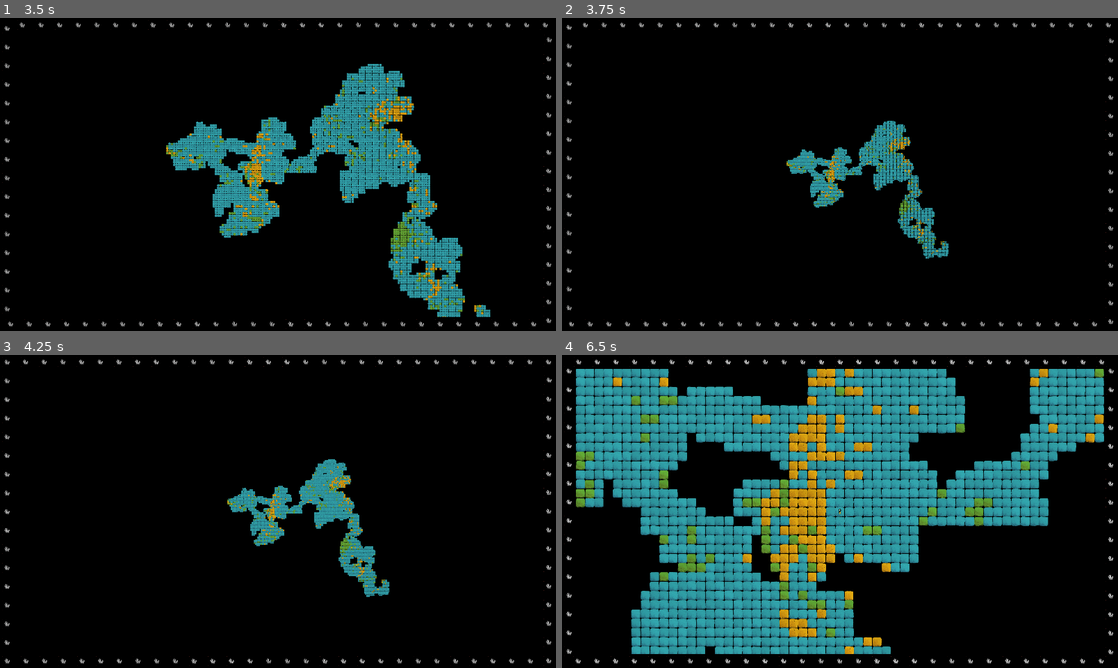
Above: before the commit, frames 1-4 (two rows, left to right).
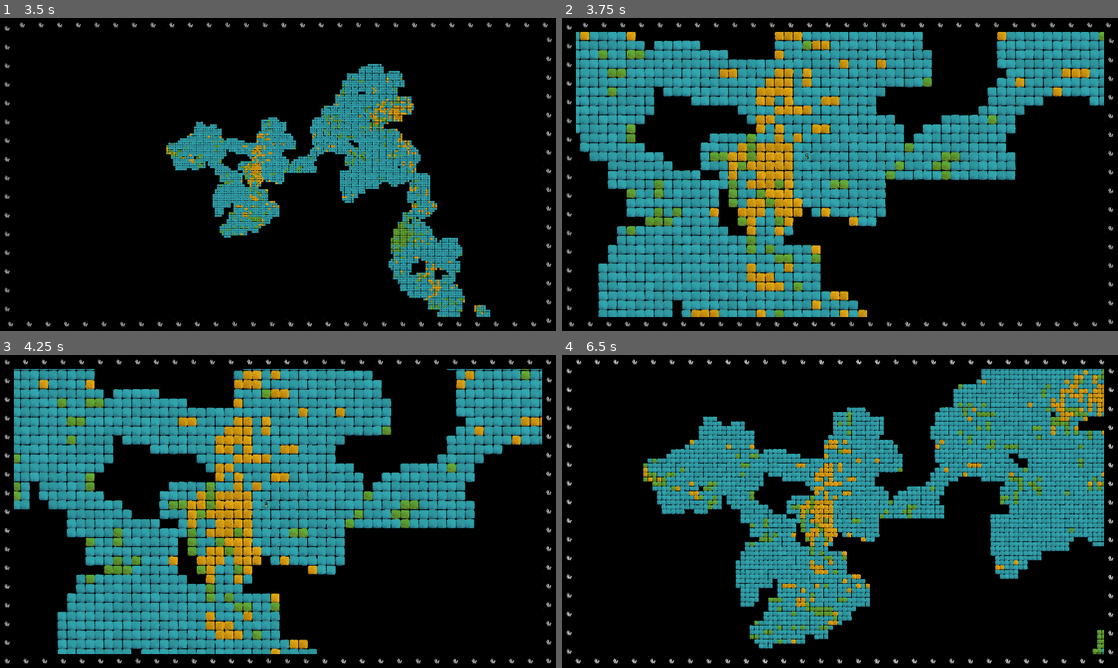
Above: after the commit, the same moments.

Repository: arrayewhy/Worlds
Game: Godot game, scene res://Scenes/Main.tscn
Two runs of this game, one before a commit and one after it. Both use one fixed random seed, a clock stepped at 60 frames per second and the inputs below.
Inputs (mouse positions are in pixels of both pictures, inside the frame that each line leads up to):
- Up to frame 1 (3.5 s): tap Enter (Enter) at 0.5 s; move the mouse to (400, 158) at 0.52 s; hold D (Right) 0.53-1.25 s; hold 2 (Two) 0.53-1.25 s; click (400, 158) at 0.67 s; drag from (166, 190) to (250, 237) at 1.27 s; move the mouse to (333, 105) at 2.02 s; hold D (Right) 2.03-2.75 s; hold 1 (One) 2.03-2.75 s; tap 2 (Two) at 2.3 s; drag from (250, 237) to (111, 127) at 2.77 s
- Up to frame 2 (3.75 s): move the mouse to (1006, 221) at 3.52 s; hold A (Left) from 3.53 s (still down); hold 2 (Two) from 3.53 s (still down)
- Up to frame 3 (4.25 s): keep holding A (Left); keep holding 2 (Two)
- Up to frame 4 (6.5 s): release A (Left) at 4.25 s; release 2 (Two) at 4.25 s; drag from (673, 464) to (756, 433) at 4.27 s; move the mouse to (867, 511) at 5.02 s; hold S (Down) 5.03-5.75 s; hold 2 (Two) 5.03-5.75 s; tap U at 5.1 s; click (867, 511) at 5.17 s; drag from (756, 433) to (728, 527) at 5.77 s

Frame 1 is identical in both runs. In frame 2, 47% of the frame differs, in the area x 2-98%, y 4-96%; in frame 3, 48%; in frame 4, 55%.

Commit message:
Add [Main-Camera.gd + Cam-Zoom.gd]

Diff:
--- a/worlds/Scenes/Main.tscn
+++ b/worlds/Scenes/Main.tscn
@@ -1,49 +1,16 @@
-[gd_scene load_steps=13 format=3 uid="uid://dpw5ih7gg3btv"]
+[gd_scene load_steps=14 format=3 uid="uid://dpw5ih7gg3btv"]
 
+[ext_resource type="Script" path="res://Scripts/Main-Camera.gd" id="1_e4dtk"]
 [ext_resource type="Texture2D" uid="uid://dk06eplgkeoi2" path="res://Sprites/Clack_Map_SpriteSheet_2048.png" id="1_ntyhy"]
 [ext_resource type="Script" path="res://Scripts/Mover.gd" id="1_vinv6"]
 [ext_resource type="Script" path="res://Scripts/Player.gd" id="2_54uhw"]
+[ext_resource type="Script" path="res://Scripts/Cam-Zoom.gd" id="3_xox30"]
 [ext_resource type="Script" path="res://Scripts/Biomes/Biome-Spawner.gd" id="5_nwltf"]
 [ext_resource type="PackedScene" uid="uid://dau0b5fcbsdk8" path="res://Prefabs/Illumination.tscn" id="6_2cew8"]
 [ext_resource type="Script" path="res://Scripts/UI/Illuminations-Handler.gd" id="6_ljcja"]
 [ext_resource type="Script" path="res://Scripts/UI/Illumination-Spawner.gd" id="7_rmeg4"]
 [ext_resource type="Script" path="res://Scripts/Fader.gd" id="8_u5mxs"]
 [ext_resource type="Script" path="res://Scripts/UI/Black-Bars.gd" id="8_umww4"]
-
-[sub_resource type="GDScript" id="GDScript_4uwjl"]
-resource_name = "Cam-Zoom"
-script/source = "extends Node;
-
-var cam:Camera2D;
-var initZoom:Vector2;
-var currZoomLvl:int = 0;
-const zoomLimit:int = 2;
-
-func _ready() -> void:
-	cam = get_parent();
-	initZoom = cam.zoom;
-
-func _unhandled_key_input(event: InputEvent) -> void:
-	if event.is_action_pressed(\"Two\"):
-
-		var worldSize:int = World.Get_WorldSize();
-
-		match currZoomLvl:
-			worldSize:
-				ResetZoom();
-				return;
-			_:
-				if currZoomLvl > zoomLimit:
-					ResetZoom();
-					return;
-				cam.zoom = cam.zoom / 2;
-
-		currZoomLvl += 1;
-
-func ResetZoom() -> void:
-	cam.zoom = initZoom;
-	currZoomLvl = 0;
-"
 
 [sub_resource type="PlaceholderTexture2D" id="PlaceholderTexture2D_bu5ns"]
 size = Vector2(1920, 48)
@@ -55,13 +22,14 @@
 
 [node name="Camera2D" type="Camera2D" parent="."]
 zoom = Vector2(0.125, 0.125)
+script = ExtResource("1_e4dtk")
 
 [node name="Mover" type="Node" parent="Camera2D" node_paths=PackedStringArray("master")]
 script = ExtResource("1_vinv6")
 master = NodePath("..")
 
 [node name="Cam-Zoom" type="Node" parent="Camera2D"]
-script = SubResource("GDScript_4uwjl")
+script = ExtResource("3_xox30")
 
 [node name="Player" type="Node2D" parent="." node_paths=PackedStringArray("camMover")]
 z_index = 100
--- a/worlds/Scripts/Biomes/Biome-Spawner.gd
+++ b/worlds/Scripts/Biomes/Biome-Spawner.gd
@@ -69,14 +69,15 @@
 			if Are_GridPosNeighbours(e, i[0]):
 
 				# Add bias for Neighbouring Biome
-				if i[1] == BiomeMaster.Type.Water:
-					for c in 8:
-						influences.append(i[1]);
-				else:
-					for c in 2:
-						influences.append(i[1]);
+				match i[1]:
+					BiomeMaster.Type.Water:
+						for c in 8:
+							influences.append(i[1]);
+					_:
+						for c in 2:
+							influences.append(i[1]);
 
-				InGameDebugger.Say(influences);
+				#InGameDebugger.Say(influences);
 
 				SpawnBiome(e, influences.pick_random());
 
--- /dev/null
+++ b/worlds/Scripts/Cam-Zoom.gd
@@ -0,0 +1,31 @@
+extends Node;
+
+var cam:Camera2D;
+var initZoom:Vector2;
+
+var currZoomLvl:int = 0;
+const zoomLimit:int = 1;
+
+func _ready() -> void:
+	cam = get_parent();
+	initZoom = cam.zoom;
+	get_parent().Zoom.connect(Zoom);
+
+func Zoom() -> void:
+	var worldSize:int = World.Get_WorldSize();
+
+	match currZoomLvl:
+		worldSize:
+			ResetZoom();
+			return;
+		_:
+			if currZoomLvl > zoomLimit:
+				ResetZoom();
+				return;
+			cam.zoom = cam.zoom / 2;
+
+	currZoomLvl += 1;
+
+func ResetZoom() -> void:
+	cam.zoom = initZoom;
+	currZoomLvl = 0;
--- /dev/null
+++ b/worlds/Scripts/Main-Camera.gd
@@ -0,0 +1,7 @@
+extends Camera2D;
+
+signal Zoom;
+
+func _unhandled_key_input(event: InputEvent) -> void:
+	if event.is_action_pressed("Two"):
+		Zoom.emit();
